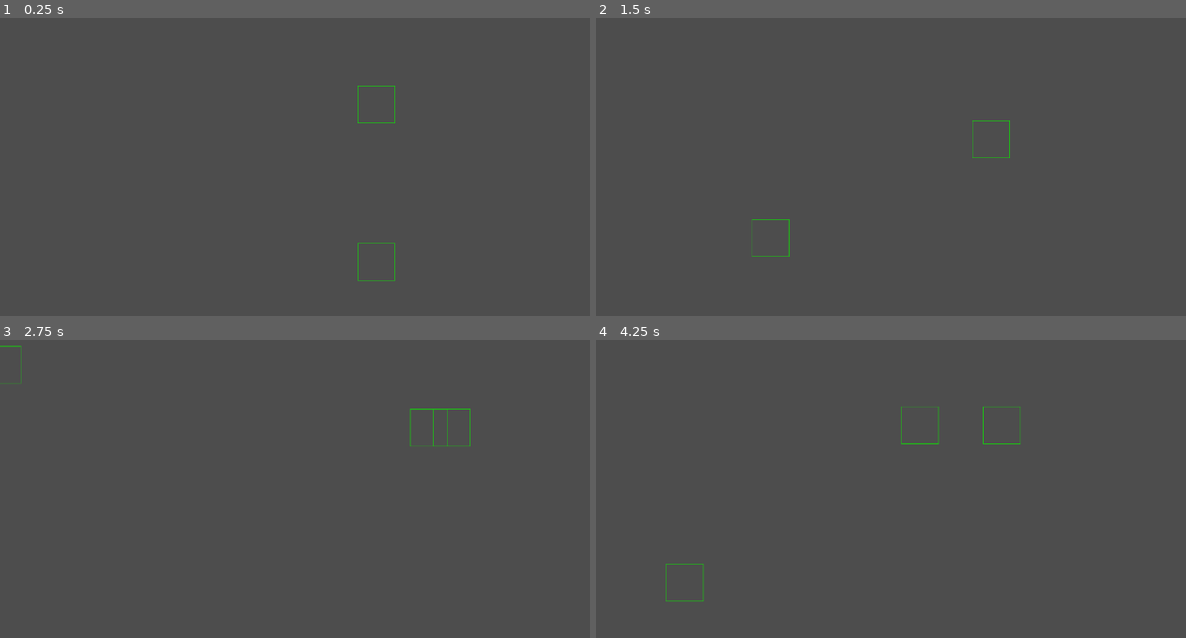
Above: before the commit, frames 1-4 (two rows, left to right).
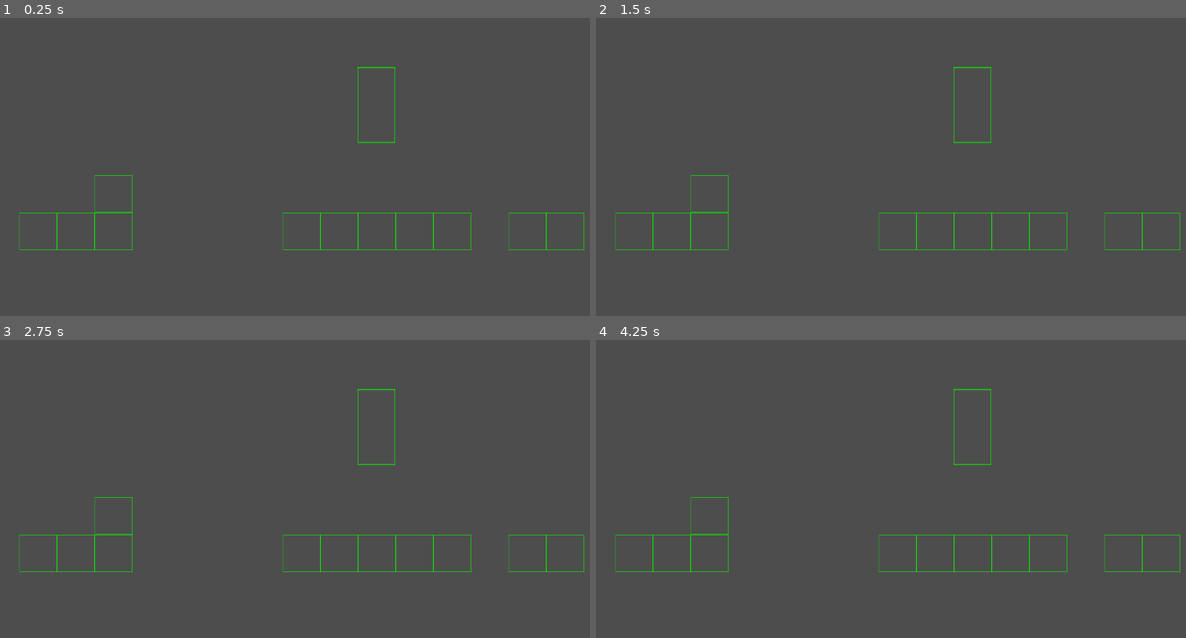
Above: after the commit, the same moments.

Repository: Kyufuru/animitta
Game: Godot game, scene res://scene/level/level_test.tscn
The game is run twice, just before and just after one commit, with the same random seed, the same clock (stepped at 60 frames per second) and the same inputs.
Inputs (mouse positions are in pixels of both pictures, inside the frame that each line leads up to):
- Up to frame 1 (0.25 s): no input
- Up to frame 2 (1.5 s): tap Enter at 0.5 s; move the mouse to (1138, 83) at 0.52 s; press the mouse at (1138, 83) at 0.53 s; hold D (right) 0.53-1.28 s; right-click (1138, 83) at 0.8 s; move the mouse to (820, 125) at 1.27 s; release the mouse at (820, 125) at 1.28 s; hold S (down) from 1.28 s (still down); right-click (820, 125) at 1.35 s
- Up to frame 3 (2.75 s): click (224, 447) at 1.55 s; move the mouse to (outside the picture) at 2.02 s; release S (down) at 2.03 s; press the mouse at (outside the picture) at 2.03 s; hold D (right) from 2.03 s (still down); right-click (outside the picture) at 2.3 s
- Up to frame 4 (4.25 s): move the mouse to (932, 509) at 2.77 s; release D (right) at 2.78 s; release the mouse at (932, 509) at 2.78 s; hold W (up) 2.78-3.53 s; right-click (932, 509) at 2.85 s; click (932, 509) at 3.05 s; move the mouse to (outside the picture) at 3.52 s; press the mouse at (outside the picture) at 3.53 s; hold A (left) from 3.53 s (still down); right-click (outside the picture) at 3.8 s

The runs differ from the first frame. In frame 1, 0.9% of the frame differs, in the area x 3-100%, y 16-89%; in frame 2, 1.0%; in frame 3, 1.1%; in frame 4, 1.1%, in the area x 3-100%, y 16-88%.

Commit message:
物理系统: 重力

Diff:
--- a/Animitta/scene/level/level_test.tscn
+++ b/Animitta/scene/level/level_test.tscn
@@ -1,22 +1,40 @@
-[gd_scene load_steps=4 format=3 uid="uid://xe3mynls6rt1"]
+[gd_scene load_steps=7 format=3 uid="uid://xe3mynls6rt1"]
 
 [ext_resource type="PackedScene" uid="uid://bxoc8ebekyptc" path="res://scene/player/player_test.tscn" id="1_lvyxx"]
 [ext_resource type="Script" path="res://scene/level/level_test.gd" id="1_qmriy"]
-[ext_resource type="PackedScene" uid="uid://cn3tdfnt0l826" path="res://scene/object/obj_test.tscn" id="2_fvbmf"]
+[ext_resource type="PackedScene" uid="uid://bwaec2nsehod5" path="res://scene/physics/physics.tscn" id="4_30x5h"]
+[ext_resource type="Texture2D" uid="uid://ncyk6gimyfgj" path="res://asset/test.png" id="4_gri6n"]
+
+[sub_resource type="TileSetAtlasSource" id="TileSetAtlasSource_q4y8p"]
+resource_name = "test"
+texture = ExtResource("4_gri6n")
+texture_region_size = Vector2i(64, 64)
+0:0/0 = 0
+0:0/0/physics_layer_0/linear_velocity = Vector2(0, 0)
+0:0/0/physics_layer_0/angular_velocity = 0.0
+0:0/0/physics_layer_0/polygon_0/points = PackedVector2Array(-32, -32, 32, -32, 32, 32, -32, 32)
+
+[sub_resource type="TileSet" id="TileSet_by4f4"]
+tile_size = Vector2i(64, 64)
+physics_layer_0/collision_layer = 1
+sources/1 = SubResource("TileSetAtlasSource_q4y8p")
 
 [node name="Level" type="Node2D"]
 script = ExtResource("1_qmriy")
 
-[node name="ObjTest" parent="." instance=ExtResource("2_fvbmf")]
-position = Vector2(778, 359)
-
 [node name="Player" parent="." instance=ExtResource("1_lvyxx")]
-position = Vector2(778, 91)
+position = Vector2(671, 72)
+Velocity = 500
+Mass = 20
 
 [node name="Camera2D" type="Camera2D" parent="Player"]
 position_smoothing_enabled = true
 
-[node name="Effect" type="Node2D" parent="."]
+[node name="Physics" parent="." instance=ExtResource("4_30x5h")]
+Gravity = 50
 
-[connection signal="m_act" from="Player" to="." method="_on_player_m_act"]
-[connection signal="s_act" from="Player" to="." method="_on_player_s_act"]
+[node name="TileMap" type="TileMap" parent="."]
+texture_filter = 4
+tile_set = SubResource("TileSet_by4f4")
+format = 2
+layer_0/tile_data = PackedInt32Array(262152, 1, 0, 262153, 1, 0, 262154, 1, 0, 262155, 1, 0, 262156, 1, 0, 524293, 1, 0, 524294, 1, 0, 524295, 1, 0, 524296, 1, 0, 524297, 1, 0, 524302, 1, 0, 524304, 1, 0, 524305, 1, 0, 262158, 1, 0, 262159, 1, 0, 196611, 1, 0, 262147, 1, 0, 262146, 1, 0, 262145, 1, 0, 524290, 1, 0)
--- a/Animitta/scene/object/obj_test.tscn
+++ b/Animitta/scene/object/obj_test.tscn
@@ -1,6 +1,7 @@
 [gd_scene load_steps=3 format=3 uid="uid://cn3tdfnt0l826"]
 
-[ext_resource type="Texture2D" uid="uid://ncyk6gimyfgj" path="res://asset/test.png" id="1_hywrq"]
+[sub_resource type="CompressedTexture2D" id="CompressedTexture2D_j2g33"]
+load_path = "res://.godot/imported/test.png-b6e8069b6bfd14cc79210eb71efa80ae.ctex"
 
 [sub_resource type="RectangleShape2D" id="RectangleShape2D_kqqm6"]
 size = Vector2(64, 64)
@@ -8,7 +9,8 @@
 [node name="ObjTest" type="StaticBody2D"]
 
 [node name="Sprite2D" type="Sprite2D" parent="."]
-texture = ExtResource("1_hywrq")
+texture_filter = 3
+texture = SubResource("CompressedTexture2D_j2g33")
 
 [node name="CollisionShape2D" type="CollisionShape2D" parent="."]
 texture_filter = 1
--- /dev/null
+++ b/Animitta/scene/physics/physics.gd
@@ -0,0 +1,3 @@
+extends Node2D
+
+@export var Gravity: int
--- /dev/null
+++ b/Animitta/scene/physics/physics.tscn
@@ -0,0 +1,6 @@
+[gd_scene load_steps=2 format=3 uid="uid://bwaec2nsehod5"]
+
+[ext_resource type="Script" path="res://scene/physics/physics.gd" id="1_h2au5"]
+
+[node name="Physics" type="Node2D"]
+script = ExtResource("1_h2au5")
--- a/Animitta/scene/player/player_test.gd
+++ b/Animitta/scene/player/player_test.gd
@@ -1,38 +1,37 @@
 extends CharacterBody2D
 
-var v: int = 500
-var d: Vector2 = Vector2.ZERO
+@export var speed: int
+@export var mass: int
 
-var can_m_act: bool = true
-var can_s_act: bool = true
-
-signal m_act
-signal s_act
-
-func _physics_process(delta):
-#	position = position.round()
+func _ready():
 	pass
 
-func _process(_delta):
-	# 方向
-	d = Input.get_vector("left","right","up","down")
-	velocity = v * d
+
+func _physics_process(_delta):
+	press()
+	move()
+
+## 处理按键
+func press() -> void:
+#	# 动作
+#	if Input.is_action_pressed("m_act") and can_m_act:
+#		can_m_act = false
+#		$TimerMAct.start()
+#		m_act.emit($Mks/MkMAct.global_position)
+#
+#	if Input.is_action_pressed("s_act") and can_s_act:
+#		can_s_act = false
+#		$TimerSAct.start()
+#		s_act.emit()
+	pass
+
+## 处理移动
+func move() -> void:
+	# 移动
+	velocity = speed * Input.get_vector(
+			"left","right","up","down")
+
+	# 重力
+	velocity.y += mass * $"../Physics".Gravity
+
 	move_and_slide()
-
-	# 动作
-	if Input.is_action_pressed("m_act") and can_m_act:
-		can_m_act = false
-		$TimerMAct.start()
-		m_act.emit($Mks/MkMAct.global_position)
-
-	if Input.is_action_pressed("s_act") and can_s_act:
-		can_s_act = false
-		$TimerSAct.start()
-		s_act.emit()
-
-func _on_timer_timeout():
-	can_m_act = true
-
-
-func _on_timer_s_act_timeout():
-	can_s_act = true
--- a/Animitta/scene/player/player_test.tscn
+++ b/Animitta/scene/player/player_test.tscn
@@ -10,23 +10,11 @@
 script = ExtResource("1_2f4hb")
 
 [node name="Sprite2D" type="Sprite2D" parent="."]
+position = Vector2(0, 1)
+scale = Vector2(1, 2.03125)
 texture = ExtResource("2_4d18h")
 
 [node name="CollisionShape2D" type="CollisionShape2D" parent="."]
 texture_filter = 1
 shape = SubResource("RectangleShape2D_eh3hp")
 debug_color = Color(0, 0.701961, 0.117647, 0.419608)
-
-[node name="TimerMAct" type="Timer" parent="."]
-wait_time = 0.5
-one_shot = true
-
-[node name="TimerSAct" type="Timer" parent="."]
-
-[node name="Mks" type="Node2D" parent="."]
-
-[node name="MkMAct" type="Marker2D" parent="Mks"]
-position = Vector2(64, 0)
-
-[connection signal="timeout" from="TimerMAct" to="." method="_on_timer_timeout"]
-[connection signal="timeout" from="TimerSAct" to="." method="_on_timer_s_act_timeout"]
